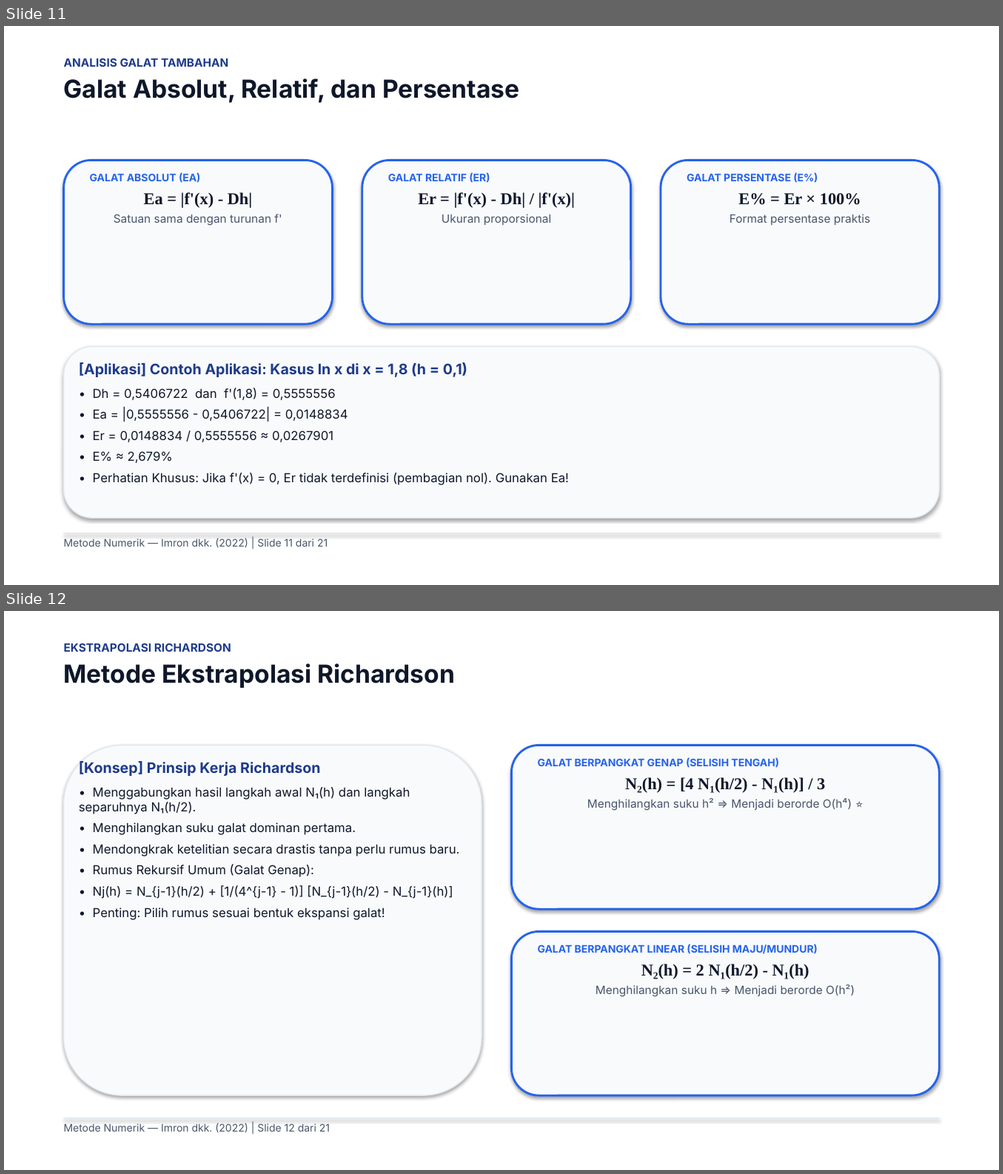
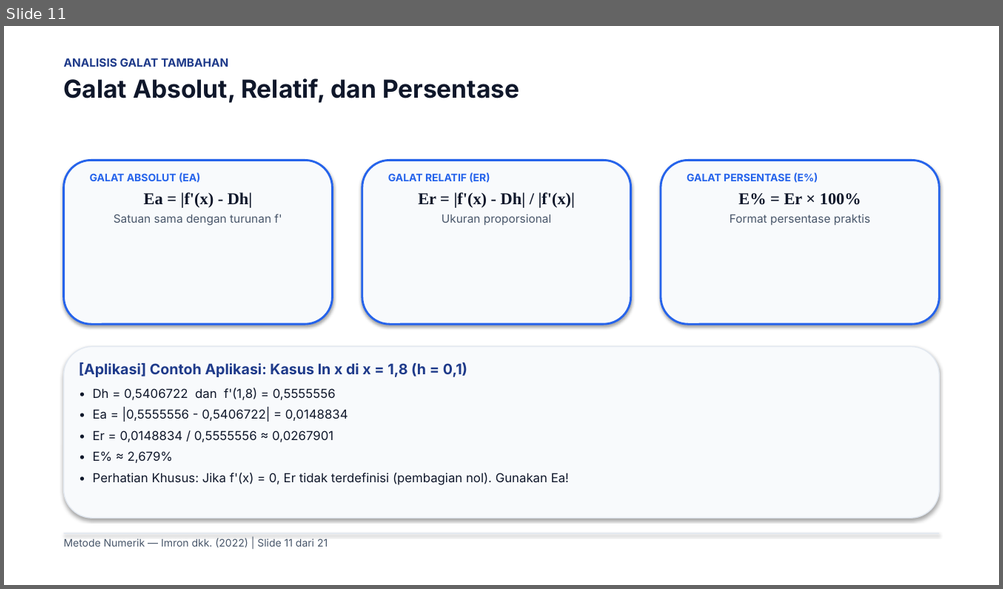
Before and after one commit to Moreyartea/Diferensiasi-Numerik, a slide deck: Diferensiasi_Numerik.pptx. Shown one above the other, each under a label of ours: slides 11 and 12 before the commit, slide 11 after it. The pictures are 1003x1174 and 1003x589 pixels, drawn with LibreOffice and Linux fonts; fonts in the diff are those of the drawing. Boxes give left, top, right and bottom in pixels: in the first picture for what was removed or moved away, otherwise in the second. Text is boxed around its words. In the diff, an @@ line names an element or a change of style, - is before the commit and + after.

Commit message:
refactor: redesign Richardson extrapolation slides and update presentation materials

```diff
--- a/Diferensiasi_Numerik.pptx
+++ b/Diferensiasi_Numerik.pptx
@@ slide 12 removed at <box>4,611,999,1170</box>, background #FFFFFF @@
@@ rectangle removed at <box>4,611,999,1170</box> @@
@@ text removed at <box>64,643,455,688</box> @@
-EKSTRAPOLASI RICHARDSON
-Metode Ekstrapolasi Richardson
@@ rounded rectangle removed at <box>64,745,481,1096</box> @@
@@ text removed at <box>79,761,460,920</box> @@
-[Konsep] Prinsip Kerja Richardson
-• Menggabungkan hasil langkah awal N₁(h) dan langkah separuhnya N₁(h/2).
-• Menghilangkan suku galat dominan pertama.
-• Mendongkrak ketelitian secara drastis tanpa perlu rumus baru.
-• Rumus Rekursif Umum (Galat Genap):
-• Nj(h) = N_{j-1}(h/2) + [1/(4^{j-1} - 1)] [N_{j-1}(h/2) - N_{j-1}(h)]
-• Penting: Pilih rumus sesuai bentuk ekspansi galat!
@@ rounded rectangle removed at <box>512,745,939,909</box> @@
@@ text removed at <box>538,758,851,811</box> @@
-GALAT BERPANGKAT GENAP (SELISIH TENGAH)
-N₂(h) = [4 N₁(h/2) - N₁(h)] / 3
-Menghilangkan suku h² => Menjadi berorde O(h⁴) ⭐
@@ rounded rectangle removed at <box>512,932,939,1096</box> @@
@@ text removed at <box>538,944,854,997</box> @@
-GALAT BERPANGKAT LINEAR (SELISIH MAJU/MUNDUR)
-N₂(h) = 2 N₁(h/2) - N₁(h)
-Menghilangkan suku h => Menjadi berorde O(h²)
@@ rectangle removed at <box>64,1119,939,1119</box> @@
@@ text removed at <box>64,1123,330,1133</box> @@
-Metode Numerik — Imron dkk. (2022) | Slide 12 dari 21
```
Also in this commit, not shown: 5 slides changed, 1 slide added, 6 other files.
